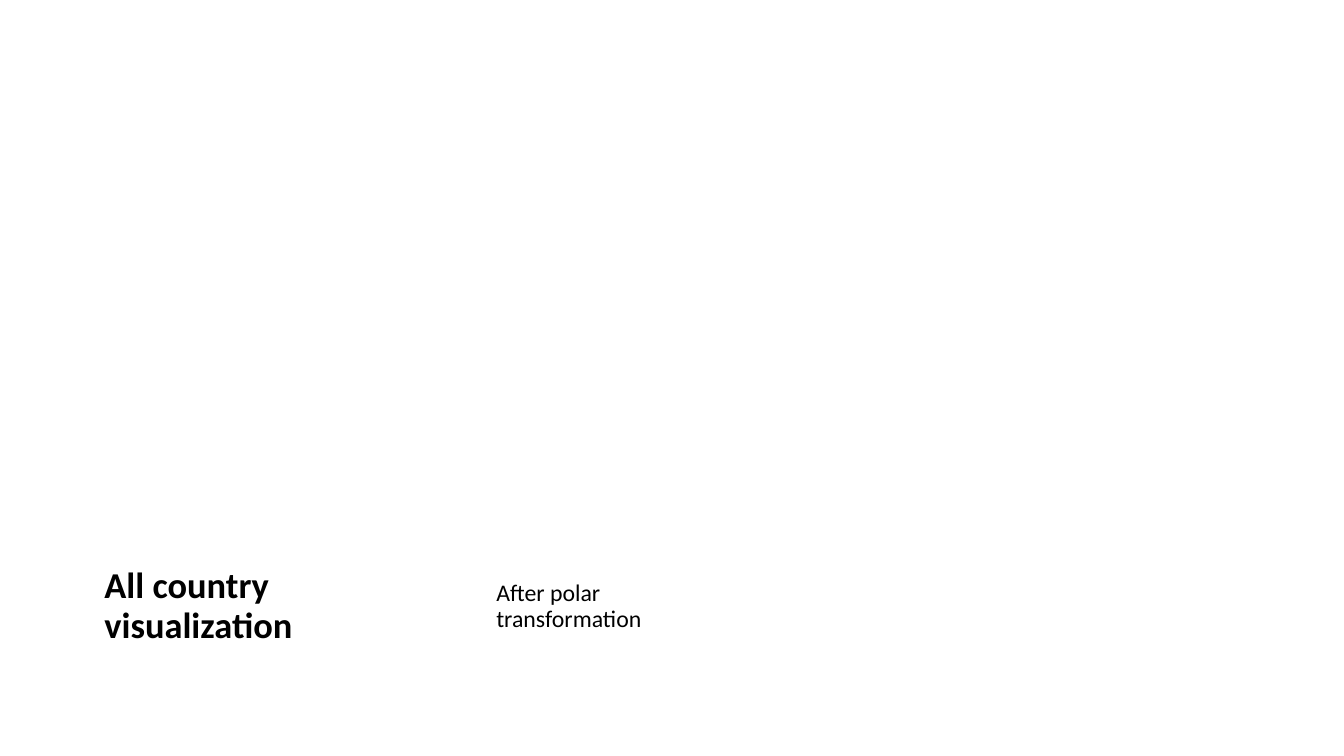
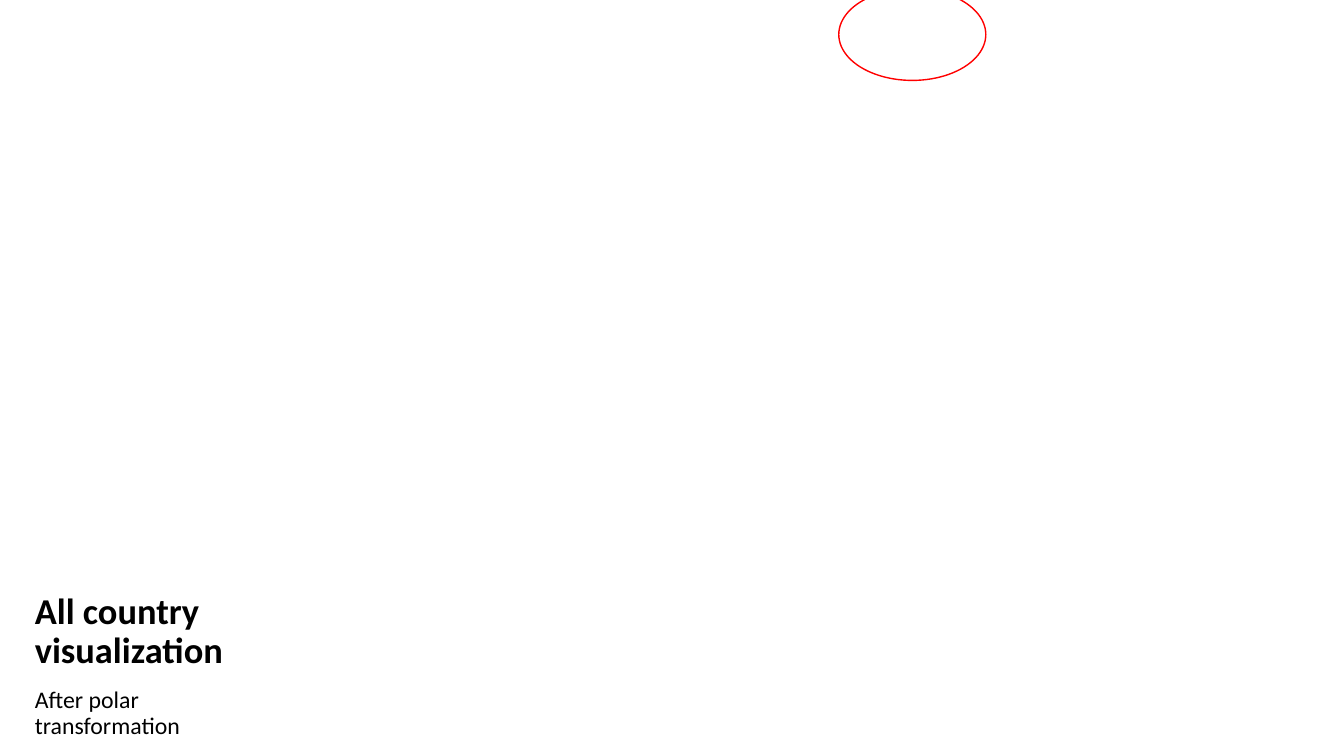
Before and after one commit to ichbinhandsome/Semantic-Differentials-for-Wikipedia-using-the-POLAR-Framework, a slide deck: slide 15 of Results Antonym generation.pptx (slide 16 before the commit). Drawn at 1344x756 pixels with LibreOffice and Linux fonts; fonts in the diff are those of the drawing; background and template pictures are left out. Boxes give left, top, right and bottom in pixels: in the first picture for what was removed or moved away, otherwise in the second. Text is boxed around its words. In the diff, an @@ line names an element or a change of style, - is before the commit and + after.

```diff
--- a/Results Antonym generation.pptx
+++ b/Results Antonym generation.pptx
@@ ellipse added at (839,0,986,81), outline #FF0000 1 pt @@
@@ title "All country visualization": place and size @@
-title "All country visualization" at (104,572,292,639)
+title "All country visualization" at (35,598,223,664)
@@ subtitle "After polar transformation": place and size @@
-subtitle "After polar transformation" at (496,584,641,627)
+subtitle "After polar transformation" at (35,691,180,734)
```
Also in this commit, not shown: 15 other slides changed, 1 slide added, 2 slides removed.
